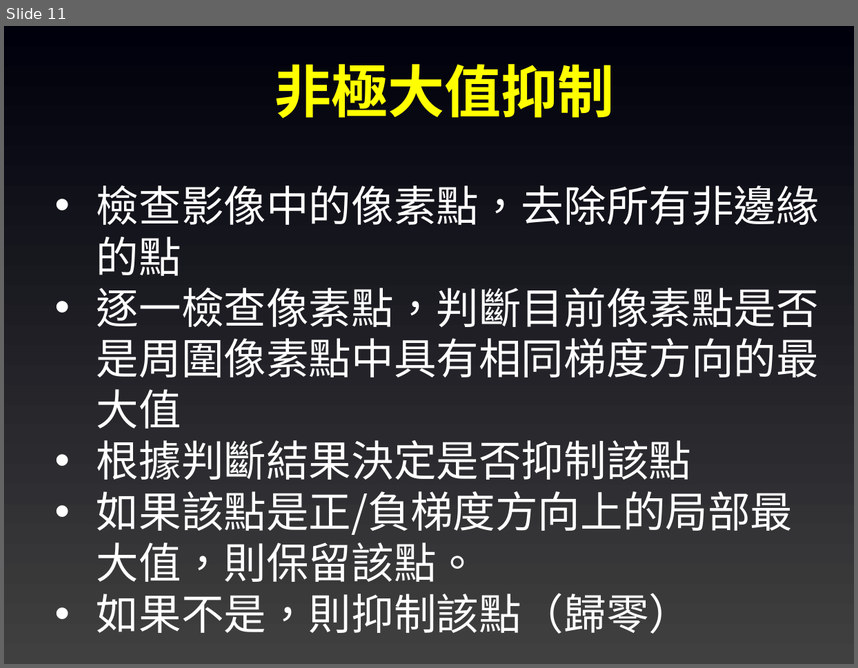
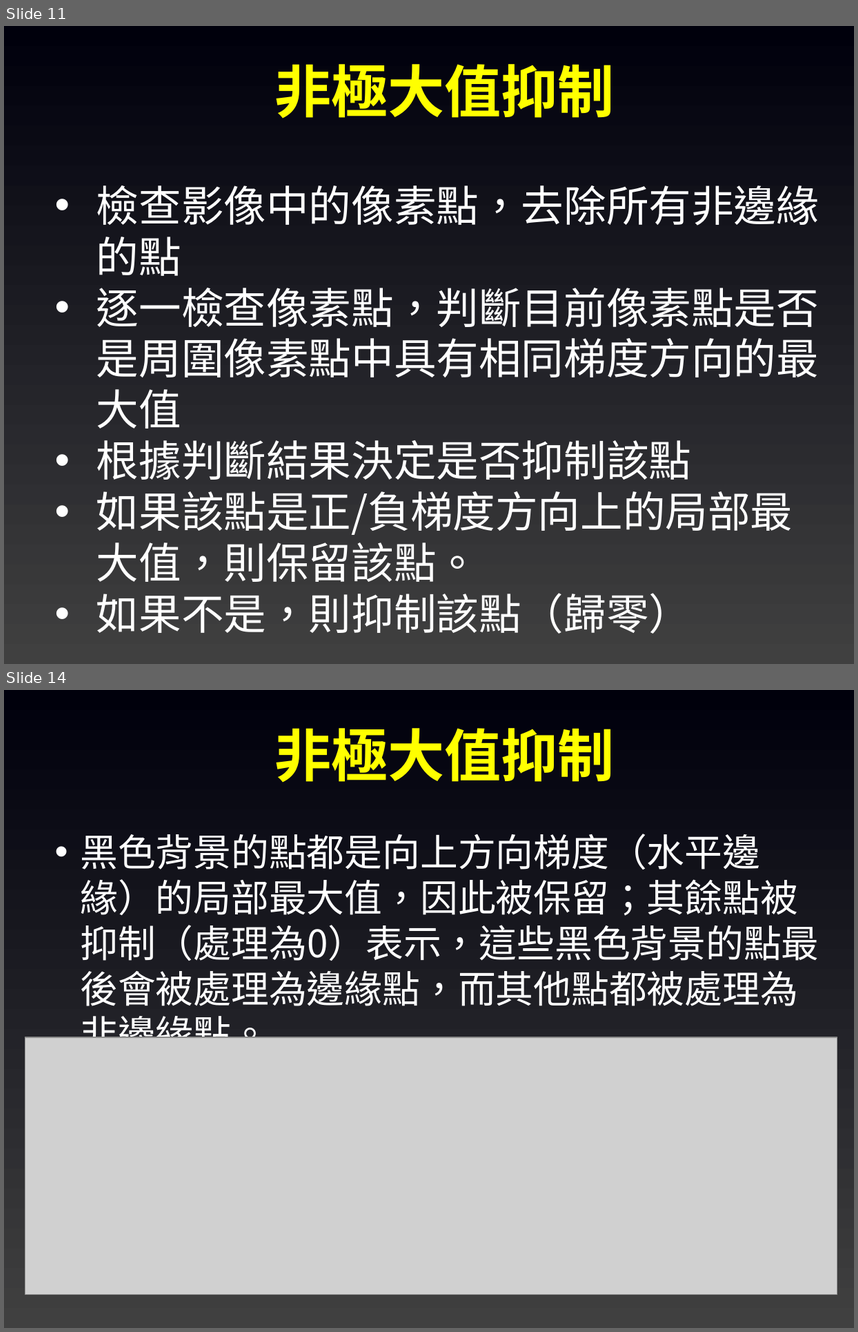
Before and after one commit to joshhu/must_opencv, a slide deck: Slides/05. OpenCV影像處理(進階).pptx. Shown one above the other, each under a label of ours: slide 11 before the commit, slides 11 and 14 after it; the slides between them are not shown. The pictures are 858x668 and 858x1332 pixels, drawn with LibreOffice and Linux fonts; fonts in the diff are those of the drawing; grey boxes stand for pictures. Boxes give left, top, right and bottom in pixels: in the first picture for what was removed or moved away, otherwise in the second. Text is boxed around its words. In the diff, an @@ line names an element or a change of style, - is before the commit and + after.

```diff
--- a/Slides/05. OpenCV影像處理(進階).pptx
+++ b/Slides/05. OpenCV影像處理(進階).pptx
@@ slide 14 added at [4,690,854,1328], background gradient #404040 to #00000C @@
@@ text added at [274,728,615,782], 48 pt, text #FFFF00, bold @@
+非極大值抑制
@@ text added at [80,834,819,1038], 32 pt, text #FFFFFF @@
+• 黑色背景的點都是向上方向梯度（水平邊緣）的局部最大值，因此被保留；其餘點被抑制（處理為0）表示，這些黑色背景的點最後會被處理為邊緣點，而其他點都被處理為非邊緣點。
@@ picture added at [25,1037,837,1294] @@
```
Also in this commit, not shown: 6 slides changed, 4 other slides added, 7 other files.
